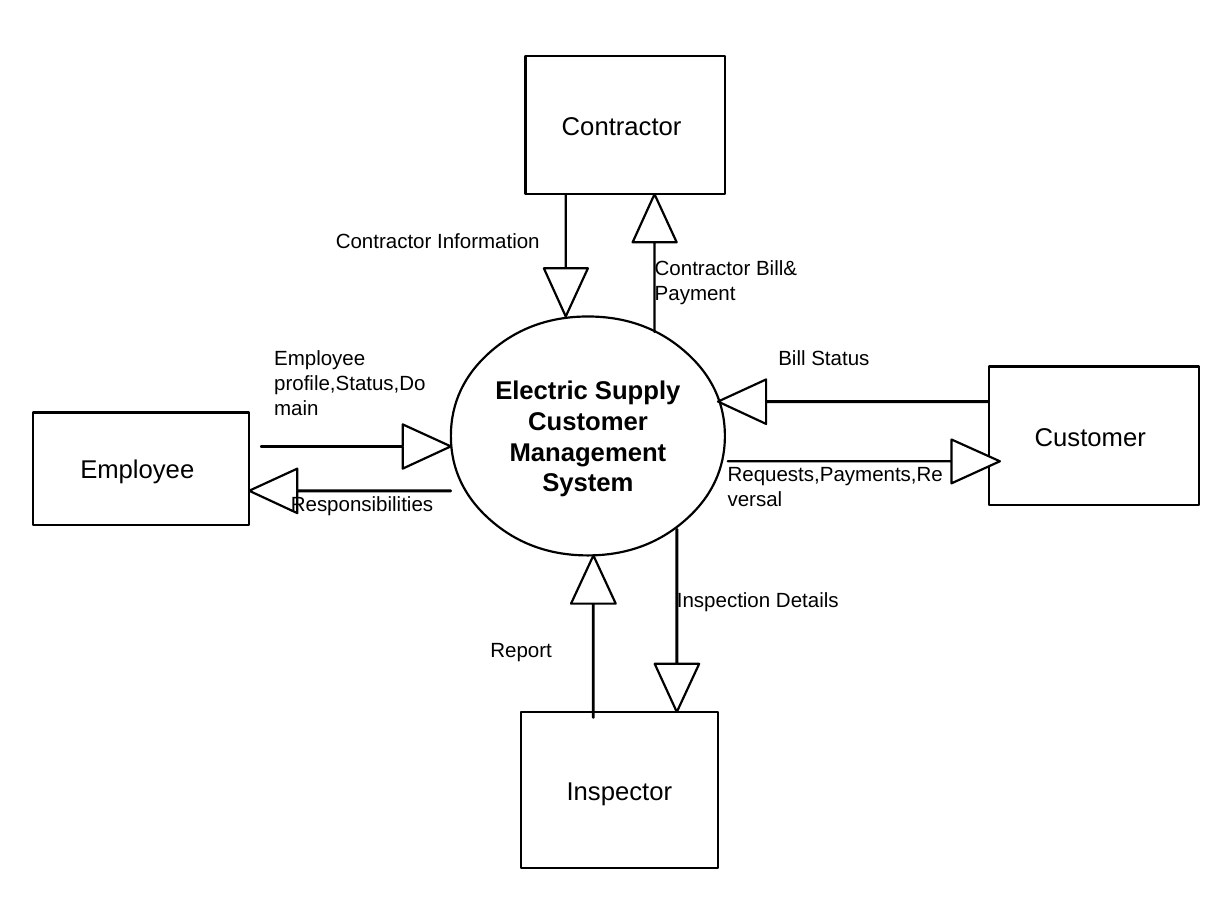
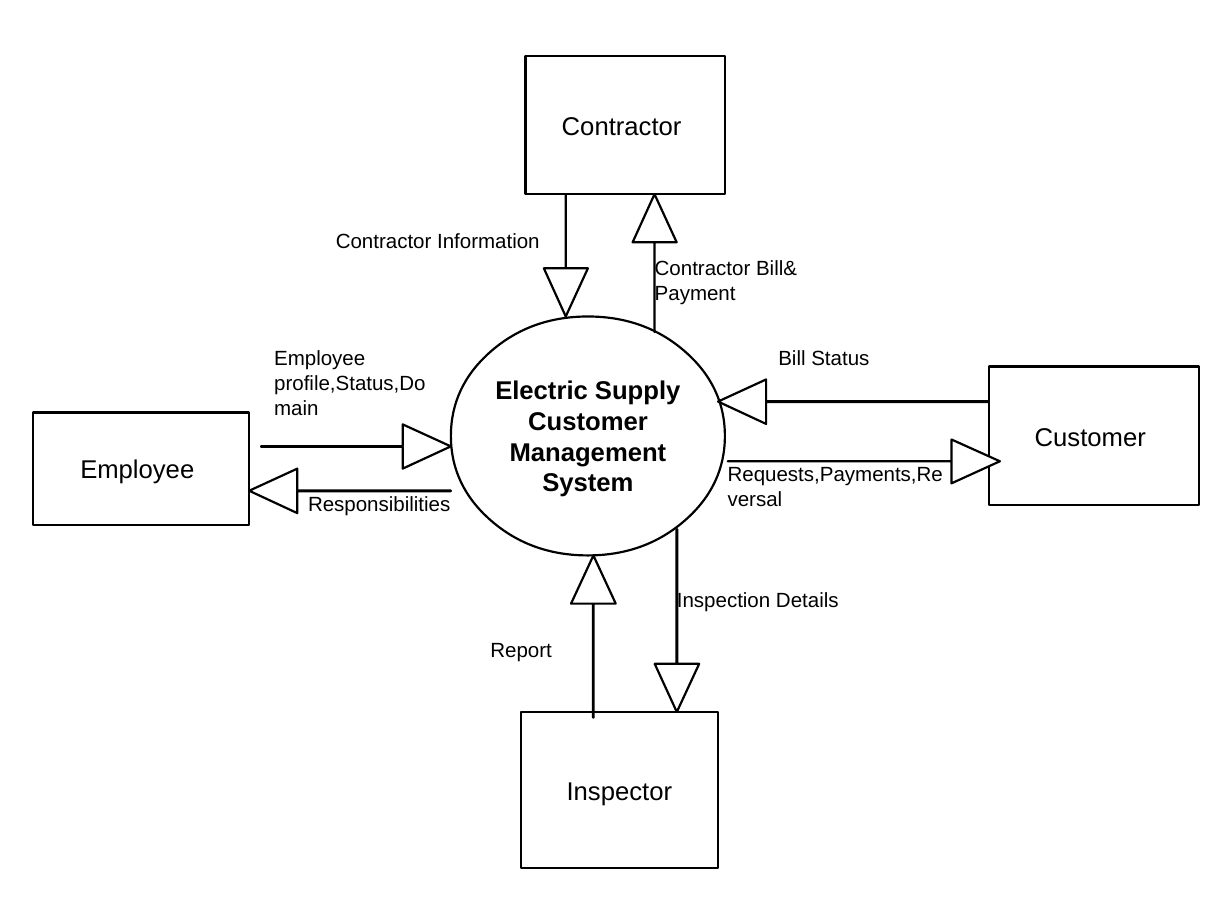
Before and after one commit to 1nv4d3r5/ElectricSupplyCustomerManagmentSystem, a slide deck: slide 1 of report/Electric Supply Customer Management System-Diagrams.ppt. Drawn at 1232x924 pixels with LibreOffice and Linux fonts; fonts in the diff are those of the drawing. Boxes give left, top, right and bottom in pixels: in the first picture for what was removed or moved away, otherwise in the second. Text is boxed around its words. In the diff, an @@ line names an element or a change of style, - is before the commit and + after.

```diff
--- a/report/Electric Supply Customer Management System-Diagrams.ppt
+++ b/report/Electric Supply Customer Management System-Diagrams.ppt
@@ text "Responsibilities" moved from (x1=291, y1=495, x2=433, y2=516) to (x1=308, y1=496, x2=450, y2=516) @@
```
Also in this commit, not shown: 1 other slide changed, 5 other files.
